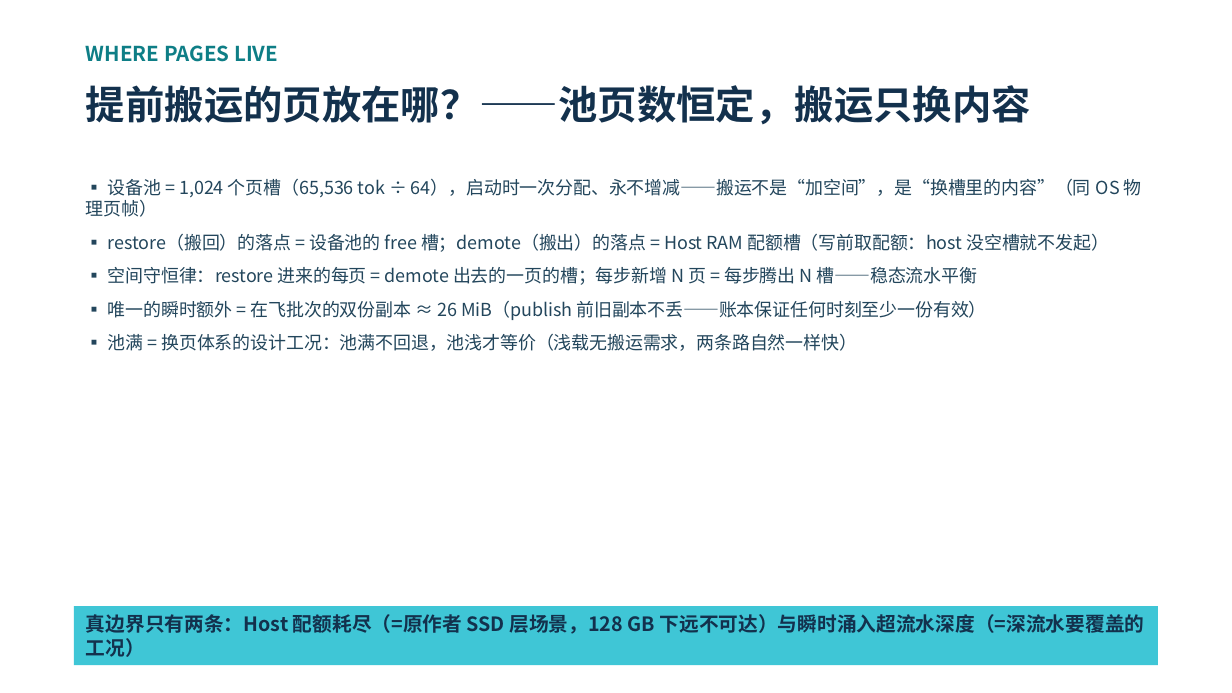
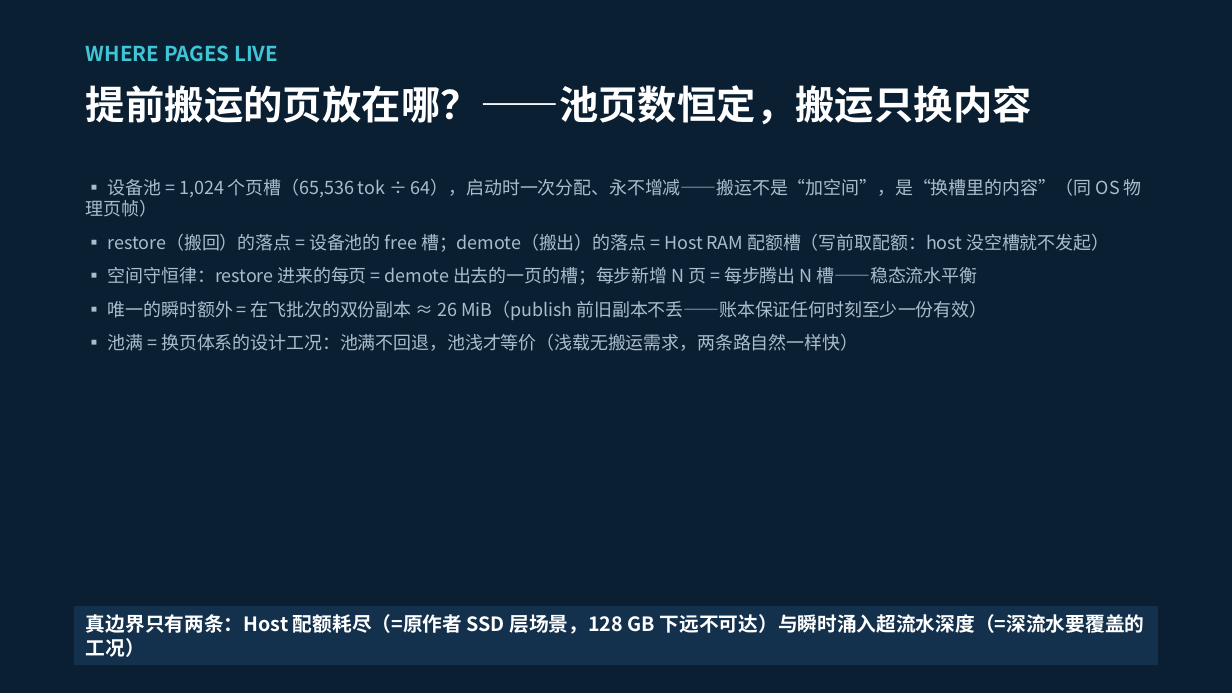
Before and after one commit to paicat1/Ninfer-KVMem-Async, a slide deck: slide 8 of docs/异步页流水-技术说明.pptx. Drawn at 1232x693 pixels with LibreOffice and Linux fonts; fonts in the diff are those of the drawing. Boxes give left, top, right and bottom in pixels: in the first picture for what was removed or moved away, otherwise in the second. Text is boxed around its words. In the diff, an @@ line names an element or a change of style, - is before the commit and + after.

Commit message:
docs(public): 三层加速栈写入材料 + 新页配色统一——①MD 数学基础小节追加第六步（三层分工：L1 硬件天花板/L2 投机接受率/L3 系统层保全系数，乘法关系与耦合）②PPT 新增 p11 THREE LAYERS（三层加速栈）③p8/p9/p10 重做为深色底（#0B1F33 背景/#A9BECC 正文/白标题/#3FC6D6 kicker，与你美术版一致）——现 22 页

```diff
--- a/docs/异步页流水-技术说明.pptx
+++ b/docs/异步页流水-技术说明.pptx
@@ rectangle added at [0,0,1232,692], fill #0B1F33 @@
@@ text "WHERE PAGES LIVE" at [86,45,278,62]: text colour #0E7E86 to #3FC6D6 @@
@@ text "提前搬运的页放在哪？——池页数恒定，搬运只换内容" at [86,85,1032,124]: text colour #13314D to #FFFFFF @@
@@ text "▪ 设备池 = 1,024 个页槽（65,536 ..." at [86,179,1142,351]: text colour #23465C to #A9BECC @@
@@ rectangle "真边界只有两条：Host 配额耗尽（=原作者 SSD 层场景，128 GB ..." at [74,606,1158,665]: text colour #13314D to #FFFFFF; fill #3FC6D6 to #13314D @@
```
Also in this commit, not shown: 2 other slides changed, 1 slide added, 1 other file.
